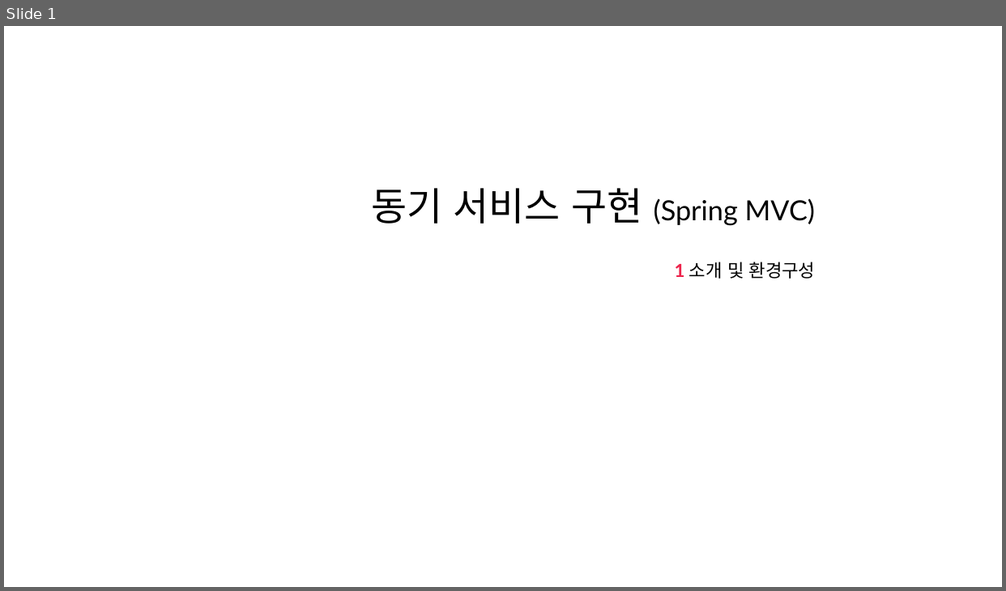
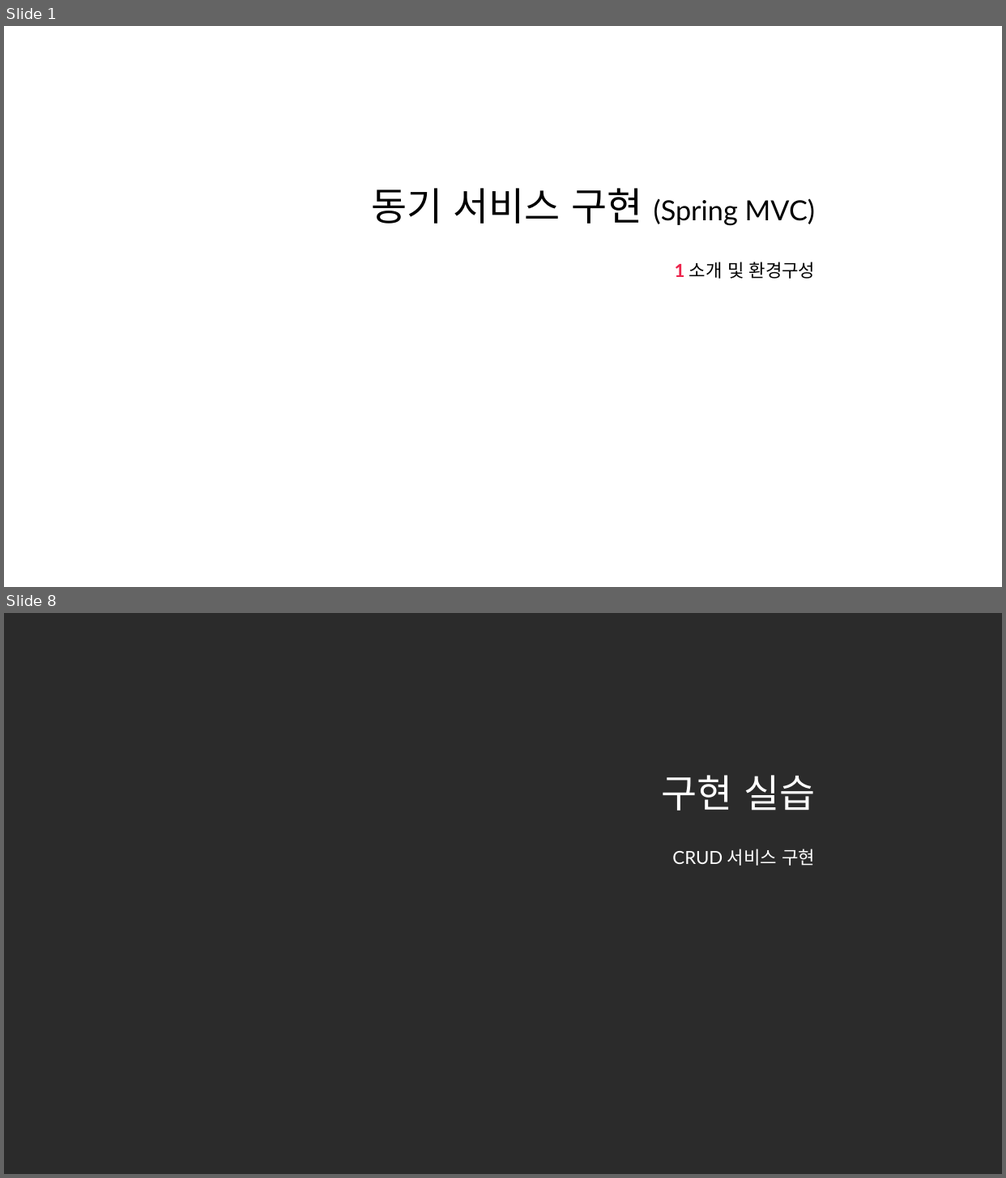
Before and after one commit to nayasis/fastcampus-hyper-webflux, a slide deck: 99.ppt/[Ch4-2. 동기 서비스 구현 (Spring MVC)].pptx. Shown one above the other, each under a label of ours: slide 1 before the commit, slides 1 and 8 after it; the slides between them are not shown. The pictures are 1006x591 and 1006x1178 pixels, drawn with LibreOffice and Linux fonts; fonts in the diff are those of the drawing; background and template pictures are left out; a plain dark background stands for a picture behind light text. Boxes give left, top, right and bottom in pixels: in the first picture for what was removed or moved away, otherwise in the second. Text is boxed around its words. In the diff, an @@ line names an element or a change of style, - is before the commit and + after.

```diff
--- a/99.ppt/[Ch4-2. 동기 서비스 구현 (Spring MVC)].pptx
+++ b/99.ppt/[Ch4-2. 동기 서비스 구현 (Spring MVC)].pptx
@@ slide 8 added at (x1=4, y1=613, x2=1002, y2=1174), background picture (left out) @@
@@ title added at (x1=662, y1=775, x2=815, y2=811), 28 pt, text #FFFFFF @@
+구현 실습
@@ subtitle added at (x1=672, y1=849, x2=815, y2=866), 13 pt, text #FFFFFF @@
+CRUD 서비스 구현
```
Also in this commit, not shown: 4 slides changed, 3 other slides added, 3 other files.
